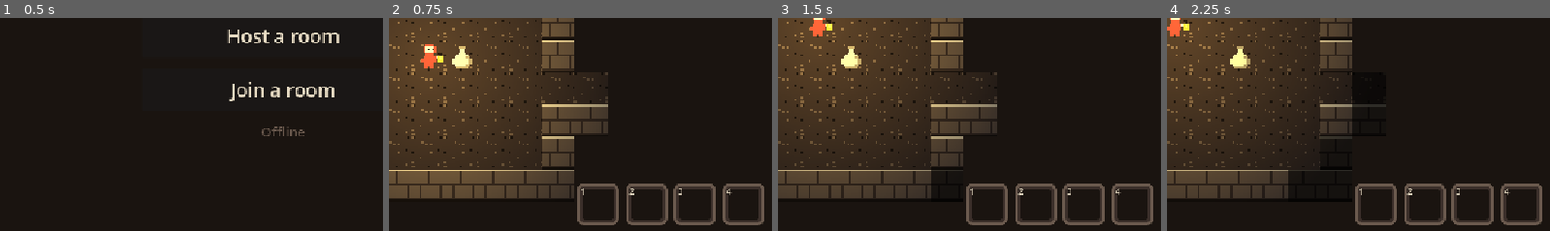
Above: before the commit, frames 1-4 (left to right).
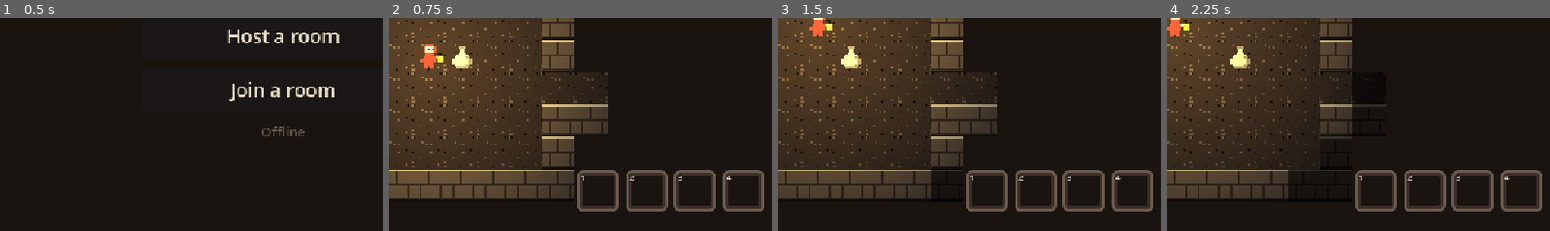
Above: after the commit, the same moments.

Repository: acetousk/godot4-game
Game: Godot game, scene res://scenes/menu.tscn
Two runs of this game, one before a commit and one after it. Both use one fixed random seed, a clock stepped at 60 frames per second and the inputs below.
Inputs (mouse positions are % of the whole screen's width and height, from its top left):
- Up to frame 1 (0.5 s): no input
- Up to frame 2 (0.75 s): click "Solo" at 0.5 s
- Up to frame 3 (1.5 s): click (88, 65) at 1.27 s
- Up to frame 4 (2.25 s): click (81, 78) at 2.02 s
The pictures show only the part of the screen within x 13-63%, y 50-100%; the shares and areas given below are measured in that part.

Frame 1 is identical in both runs. In frame 2, 5.1% of the frame differs, in the area x 49-98%, y 71-98%; in frame 3, 5.1%; in frame 4, 5.1%.

Commit message:
G6 ship prep

Diff:
--- a/icon.svg
+++ b/icon.svg
@@ -1 +1,17 @@
-<svg xmlns="http://www.w3.org/2000/svg" width="128" height="128"><rect width="128" height="128" rx="24" fill="#2b2d42"/><circle cx="64" cy="64" r="34" fill="#ef233c"/><circle cx="52" cy="58" r="7" fill="#edf2f4"/><circle cx="76" cy="58" r="7" fill="#edf2f4"/></svg>
+<svg xmlns="http://www.w3.org/2000/svg" width="128" height="128">
+  <!-- Lantern Deep icon: a lantern glowing in the dark. Palette colors only. -->
+  <rect width="128" height="128" rx="24" fill="#1a1410"/>
+  <circle cx="64" cy="72" r="46" fill="#3b2f2a"/>
+  <!-- Handle -->
+  <path d="M48 34 Q64 12 80 34" fill="none" stroke="#6b5a4e" stroke-width="6" stroke-linecap="round"/>
+  <!-- Top and bottom caps -->
+  <rect x="42" y="32" width="44" height="10" rx="3" fill="#6b5a4e"/>
+  <rect x="40" y="100" width="48" height="10" rx="3" fill="#6b5a4e"/>
+  <!-- Glass with the glow -->
+  <rect x="46" y="42" width="36" height="58" rx="6" fill="#f2a33a"/>
+  <!-- Flame -->
+  <path d="M64 52 C74 66 74 80 64 90 C54 80 54 66 64 52 Z" fill="#ffd966"/>
+  <!-- Bars -->
+  <rect x="46" y="42" width="4" height="58" fill="#6b5a4e"/>
+  <rect x="78" y="42" width="4" height="58" fill="#6b5a4e"/>
+</svg>
--- a/project.godot
+++ b/project.godot
@@ -3,7 +3,7 @@
 
 [application]
 
-config/name="My Game"
+config/name="Lantern Deep"
 config/version="0.0.1"
 run/main_scene="res://scenes/menu.tscn"
 config/features=PackedStringArray("4.7", "GL Compatibility")
--- a/scripts/hud.gd
+++ b/scripts/hud.gd
@@ -34,6 +34,9 @@
 func _ready() -> void:
 	_make_slots()
 	_make_pad()
+	# Move the slots up a bit, to make room for the names under them.
+	slot_row.offset_top -= 20
+	slot_row.offset_bottom -= 20
 
 
 ## The touch pad: 4 arrows and Wait in the middle. Only on touch screens.
@@ -103,13 +106,18 @@
 	var potion_tex: Texture2D = load("res://art/potion.png")
 	for i in SLOT_COUNT:
 		var icon: TextureRect = slots[i].get_node("Icon")
+		var name_label: Label = slots[i].get_node("Name")
 		if i < carried.size():
+			var kind := carried[i]
 			icon.texture = potion_tex
-			icon.self_modulate = potions.tint(carried[i])
-			slots[i].tooltip_text = potions.display_name(carried[i])
+			icon.self_modulate = potions.tint(kind)
+			slots[i].tooltip_text = potions.display_name(kind)
+			# Under the slot: the real name once someone drank this kind, else the color + "?".
+			name_label.text = potions.NAMES[kind] if potions.known.has(kind) else potions.color_of[kind] + "?"
 		else:
 			icon.texture = null
 			slots[i].tooltip_text = ""
+			name_label.text = ""
 
 
 func _on_slot_input(event: InputEvent, index: int) -> void:
@@ -248,5 +256,18 @@
 		key.add_theme_font_size_override("font_size", 14)
 		box.add_child(key)
 
+		# The potion's name, just under the box (phones can't hover for the tooltip).
+		var potion_name := Label.new()
+		potion_name.name = "Name"
+		potion_name.position = Vector2(-8, 64)
+		potion_name.size = Vector2(80, 20)
+		potion_name.horizontal_alignment = HORIZONTAL_ALIGNMENT_CENTER
+		potion_name.mouse_filter = Control.MOUSE_FILTER_IGNORE
+		potion_name.add_theme_color_override("font_color", BONE)
+		potion_name.add_theme_color_override("font_outline_color", BLACK)
+		potion_name.add_theme_constant_override("outline_size", 4)
+		potion_name.add_theme_font_size_override("font_size", 13)
+		box.add_child(potion_name)
+
 		slot_row.add_child(box)
 		slots.append(box)
--- a/tools/print_cave.gd
+++ b/tools/print_cave.gd
@@ -446,6 +446,18 @@
 	print("Sound test: drink: ", s_drink, ", stairs: ", s_stairs, ", lose: ", Sfx.last)
 	game._on_play_again()
 
+	# Test: potion names under the slots.
+	game.player.potions.assign([Potions.Kind.HEALING, Potions.Kind.HEALING])
+	game._refresh_hud()
+	var name_before: String = game.hud.slots[0].get_node("Name").text
+	var empty_name: String = game.hud.slots[3].get_node("Name").text
+	game.drink(0)
+	game._refresh_hud()
+	var name_after: String = game.hud.slots[0].get_node("Name").text
+	print("Potion name test: before: ", name_before, " ends with ?: ", name_before.ends_with("?"),
+		", after drinking: ", name_after, ", empty slot: '", empty_name, "'")
+	game._on_play_again()
+
 	# Test: tapping tiles. Middle of the tile to the left = step left, on me = wait, far = nothing.
 	var me: Vector2 = Player.cell_to_pos(game.player.cell)
 	print("Tap test: left: ", game.tap_action(me + Vector2(-16, 0)), ", below: ", game.tap_action(me + Vector2(0, 16)),
Not shown, added: CHANGELOG.md
Not shown, changed: PLAN.md
